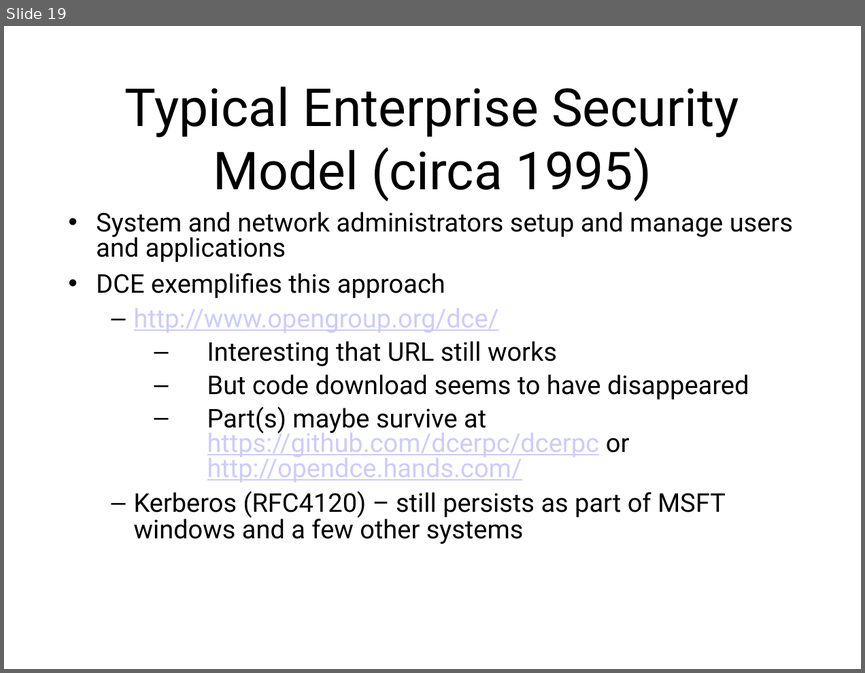
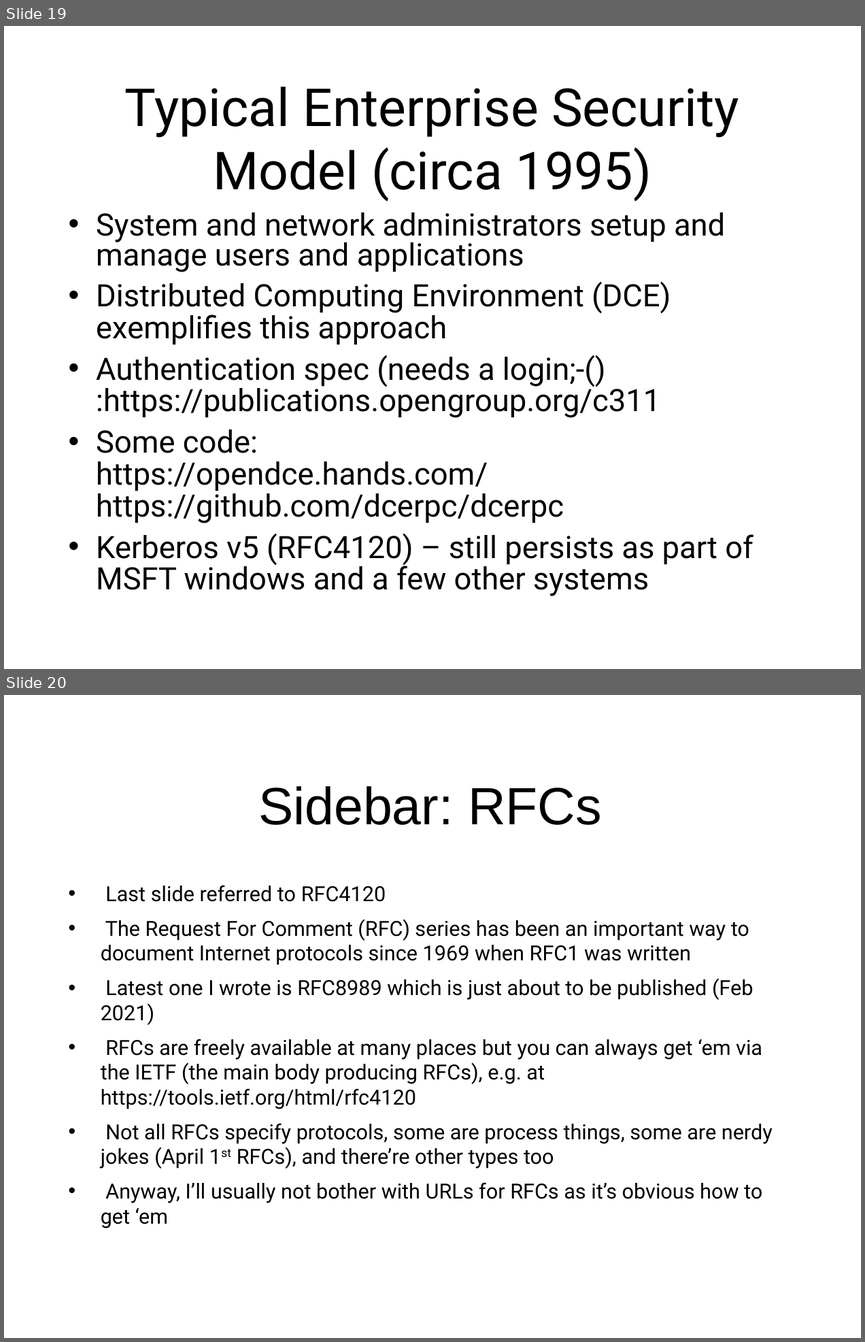
Before and after one commit to sftcd/cs7053, a slide deck: 2021lectures/02-concepts.ppt. Shown one above the other, each under a label of ours: slide 19 before the commit, slides 19 and 20 after it. The pictures are 865x673 and 865x1342 pixels, drawn with LibreOffice and Linux fonts; fonts in the diff are those of the drawing. Boxes give left, top, right and bottom in pixels: in the first picture for what was removed or moved away, otherwise in the second. Text is boxed around its words. In the diff, an @@ line names an element or a change of style, - is before the commit and + after.

```diff
--- a/2021lectures/02-concepts.ppt
+++ b/2021lectures/02-concepts.ppt
@@ slide 20 added at bbox=[4, 695, 861, 1338], background #FFFFFF @@
@@ title added at bbox=[258, 786, 602, 825], 44 pt, text #000000 @@
+Sidebar: RFCs
@@ text added at bbox=[101, 885, 772, 1228], 17.5 pt, text #000000 @@
+• Last slide referred to RFC4120
+• The Request For Comment (RFC) series has been an important way to document Internet protocols since 1969 when RFC1 was written
+• Latest one I wrote is RFC8989 which is just about to be published (Feb 2021)
+• RFCs are freely available at many places but you can always get ‘em via the IETF (the main body producing RFCs), e.g. at https://tools.ietf.org/html/rfc4120
+• Not all RFCs specify protocols, some are process things, some are nerdy jokes (April 1st RFCs), and there’re other types too
+• Anyway, I’ll usually not bother with URLs for RFCs as it’s obvious how to get ‘em
@@ slide 19 changed as well @@
@@ text at bbox=[96, 212, 725, 272]: size 21.7 to 25.9 pt in "System and network administrators setup and manage ..." @@
@@ text at bbox=[96, 282, 753, 596]: text changed; size 21.7 to 25.9 pt @@
-• DCE exemplifies this approach
-  – http://www.opengroup.org/dce/
-  – Interesting that URL still works
-  – But code download seems to have disappeared
-  – Part(s) maybe survive at https://github.com/dcerpc/dcerpc or http://opendce.hands.com/
-  – Kerberos (RFC4120) – still persists as part of MSFT windows and a few other systems
+• Distributed Computing Environment (DCE) exemplifies this approach
+• Authentication spec (needs a login;-() :https://publications.opengroup.org/c311
+• Some code:
+  https://opendce.hands.com/
+  https://github.com/dcerpc/dcerpc
+• Kerberos v5 (RFC4120) – still persists as part of MSFT windows and a few other systems
```
Also in this commit, not shown: 22 other slides changed, 3 other files.
